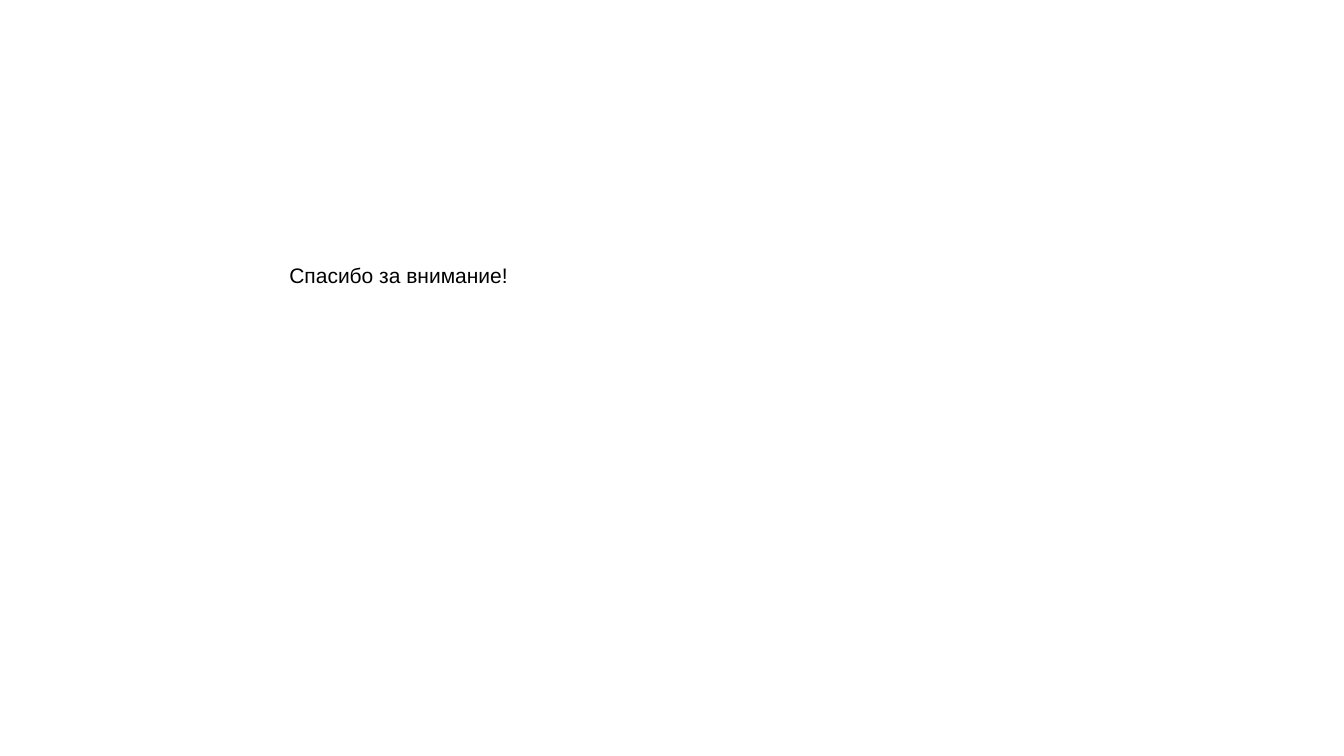
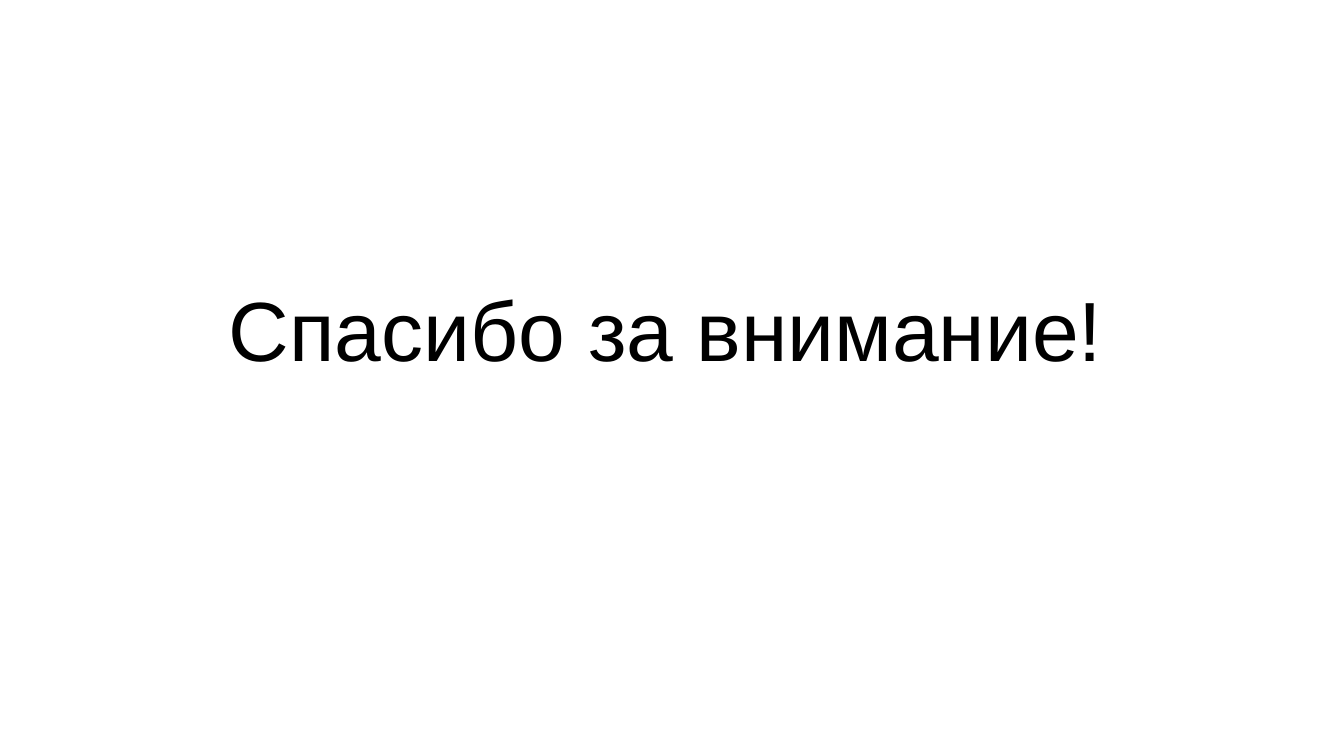
Before and after one commit to dasha2005nastya2006-ai/subd-kursach-414, a slide deck: slide 10 of Tebenkov/Tebenkov.pptx. Drawn at 1344x756 pixels with LibreOffice and Linux fonts; fonts in the diff are those of the drawing; background and template pictures are left out. Boxes give left, top, right and bottom in pixels: in the first picture for what was removed or moved away, otherwise in the second. Text is boxed around its words. In the diff, an @@ line names an element or a change of style, - is before the commit and + after.

```diff
--- a/Tebenkov/Tebenkov.pptx
+++ b/Tebenkov/Tebenkov.pptx
@@ text "Спасибо за внимание!" moved from (x1=289, y1=267, x2=507, y2=284) to (x1=229, y1=299, x2=1102, y2=362) @@
@@ text "Спасибо за внимание!" at (x1=229, y1=299, x2=1102, y2=362): size 18 to 72 pt @@
```
Also in this commit, not shown: 8 other slides changed.
